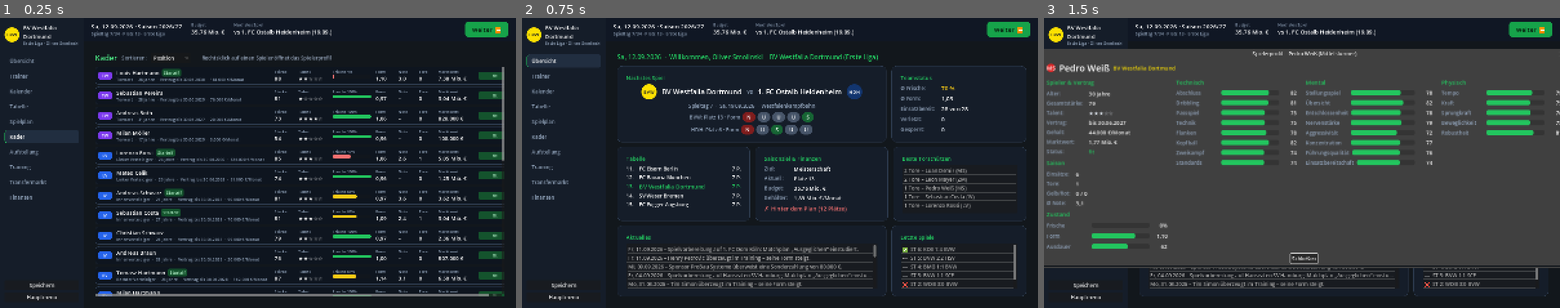
Above: before the commit, frames 1-3 (left to right).
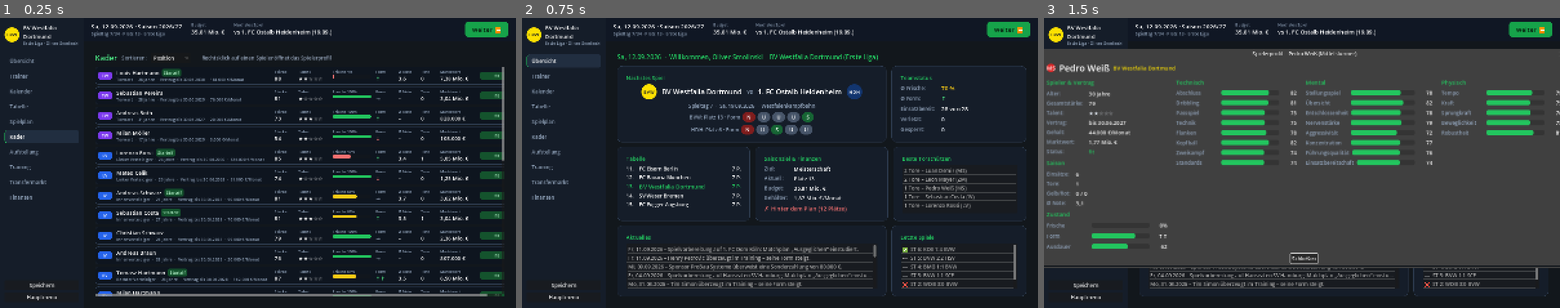
Above: after the commit, the same moments.

Repository: olivers1989-star/fussball-manager
Game: Godot game, scene res://tests/debug_kader_shot.tscn
Two runs of this game, one before a commit and one after it. Both use one fixed random seed, a clock stepped at 60 frames per second and the inputs below. This scene is started directly instead of the project's main scene.
Inputs:
- Up to frame 1 (0.25 s): no input
- Up to frame 2 (0.75 s): click "Übersicht" at 0.5 s
- Up to frame 3 (1.5 s): click "Trainer" at 1.25 s

The runs differ from the first frame. In frame 1, 1.8% of the frame differs, in the area x 38-97%, y 4-96%; in frame 2, less than 0.1%; in frame 3, less than 0.1%.

Commit message:
Seltene 5-Sterne-Talente, Form-Symbole, Durchschnittsnote (v0.10.4)
- Talentverteilung deutlich strenger: 5 Sterne nur noch ~2 Prozent
  (eine Handvoll Ausnahmetalente in der ganzen Spielwelt), 4 Sterne
  ~10 Prozent; gilt fuer neue Spiele und neu generierte Spieler
- Form ueberall als farbiges Symbol statt Zahl (Pfeile auf/ab)
- Note ist jetzt die Durchschnittsnote der Saison (Kader-Spalte,
  Sortierung); Profil zeigt weiterhin Einsaetze und Durchschnitt

Co-Authored-By: Claude Fable 5 <noreply@anthropic.com>

Diff:
--- a/scripts/core/player.gd
+++ b/scripts/core/player.gd
@@ -141,16 +141,17 @@
 	var band: Array = POTENTIAL_BANDS[p_talent]
 	return maxi(randi_range(int(band[0]), int(band[1])), current_strength + 2)
 
-## Talentstufe würfeln: 3★ ist der Normalfall, 5★ selten.
+## Talentstufe würfeln: 3★ ist der Normalfall, 4★ selten, 5★ eine Rarität
+## (~2 % – nur eine Handvoll Ausnahmetalente in der ganzen Spielwelt).
 static func roll_talent() -> int:
 	var roll := randf()
-	if roll < 0.12:
+	if roll < 0.20:
 		return 1
-	if roll < 0.40:
+	if roll < 0.55:
 		return 2
-	if roll < 0.74:
+	if roll < 0.88:
 		return 3
-	if roll < 0.92:
+	if roll < 0.98:
 		return 4
 	return 5
 
--- a/scripts/ui/fmt.gd
+++ b/scripts/ui/fmt.gd
@@ -25,3 +25,28 @@
 
 static func form_str(f: float) -> String:
 	return ("%.2f" % f).replace(".", ",")
+
+## Form als Symbol statt Zahl: ↑↑ Topform … ↓↓ Formloch.
+static func form_icon(f: float) -> String:
+	if f >= 1.10:
+		return "↑↑"
+	if f >= 1.03:
+		return "↑"
+	if f >= 0.97:
+		return "→"
+	if f >= 0.90:
+		return "↓"
+	return "↓↓"
+
+static func form_color(f: float) -> Color:
+	if f >= 1.03:
+		return Color("#4ade80")
+	if f >= 0.97:
+		return Color("#94a3b8")
+	return Color("#f87171")
+
+## Durchschnittsnote formatiert ("–" ohne Einsätze).
+static func note_str(p: PlayerData) -> String:
+	if p.matches_season <= 0:
+		return "–"
+	return ("%.1f" % p.avg_rating()).replace(".", ",")
--- a/scripts/ui/player_profile.gd
+++ b/scripts/ui/player_profile.gd
@@ -180,7 +180,7 @@
 	_info.rating.text = ("%.1f" % p.avg_rating()).replace(".", ",") if p.matches_season > 0 else "–"
 
 	_set_bar(_state_bars, "condition", p.condition, "%d%%" % int(p.condition))
-	_set_bar(_state_bars, "form", (p.form - 0.8) / 0.4 * 100.0, Fmt.form_str(p.form))
+	_set_bar(_state_bars, "form", (p.form - 0.8) / 0.4 * 100.0, Fmt.form_icon(p.form))
 	_set_bar(_state_bars, "stamina", p.stamina, str(p.stamina))
 	for key in PlayerData.ATTRIBUTES:
 		_set_bar(_attr_bars, key, p.attr(key), str(p.attr(key)))
--- a/scripts/ui/tabs/tab_aufstellung.gd
+++ b/scripts/ui/tabs/tab_aufstellung.gd
@@ -106,7 +106,7 @@
 		elif p.is_suspended():
 			status_info = "  🟥 Gesperrt %d Sp." % p.suspended_matchdays
 		var idx := list.add_item("%s  %s  (St %d · Form %s · Frische %d%%)%s" % [
-			p.pos, p.full_name(), p.strength, Fmt.form_str(p.form), int(p.condition), status_info])
+			p.pos, p.full_name(), p.strength, Fmt.form_icon(p.form), int(p.condition), status_info])
 		list.set_item_metadata(idx, pid)
 
 func _on_formation_changed(index: int) -> void:
--- a/scripts/ui/tabs/tab_kader.gd
+++ b/scripts/ui/tabs/tab_kader.gd
@@ -59,7 +59,10 @@
 		"Marktwert":
 			squad.sort_custom(func(a, b): return a.market_value() > b.market_value())
 		"Note":
-			squad.sort_custom(func(a, b): return a.last_rating < b.last_rating if a.last_rating > 0 and b.last_rating > 0 else a.last_rating > b.last_rating)
+			squad.sort_custom(func(a, b):
+				if a.matches_season > 0 and b.matches_season > 0:
+					return a.avg_rating() < b.avg_rating()
+				return a.matches_season > b.matches_season)
 		_:
 			squad.sort_custom(func(a, b):
 				var order_a: int = PlayerData.POSITIONS.find(a.pos)
@@ -135,8 +138,8 @@
 	cond_bar.add_theme_stylebox_override("fill", UITheme.box(cond_color, 5))
 	cond_box.add_child(cond_bar)
 
-	line.add_child(_stat_box("Form", Fmt.form_str(p.form), 56))
-	line.add_child(_stat_box("Note", ("%.1f" % p.last_rating).replace(".", ",") if p.last_rating > 0.0 else "–", 50))
+	line.add_child(_stat_box("Form", Fmt.form_icon(p.form), 56, Fmt.form_color(p.form)))
+	line.add_child(_stat_box("Ø Note", Fmt.note_str(p), 56))
 	line.add_child(_stat_box("Tore", str(p.goals_season), 46))
 	line.add_child(_stat_box("Marktwert", Fmt.money(p.market_value()), 110))
 
@@ -148,7 +151,7 @@
 		line.add_child(UITheme.mini_pill("fit", Color("#14532d"), Color("#bbf7d0"), 104))
 	return panel
 
-func _stat_box(caption: String, value: String, width: int) -> VBoxContainer:
+func _stat_box(caption: String, value: String, width: int, color := Color(0, 0, 0, 0)) -> VBoxContainer:
 	var v := VBoxContainer.new()
 	v.add_theme_constant_override("separation", 0)
 	v.custom_minimum_size = Vector2(width, 0)
@@ -160,5 +163,7 @@
 	var val := Label.new()
 	val.text = value
 	val.add_theme_font_size_override("font_size", 17)
+	if color.a > 0.0:
+		val.add_theme_color_override("font_color", color)
 	v.add_child(val)
 	return v
--- a/scripts/ui/tabs/tab_training.gd
+++ b/scripts/ui/tabs/tab_training.gd
@@ -79,7 +79,7 @@
 		if p.is_suspended():
 			suspended += 1
 	_status.text = "Ø Frische: %d%%    ·    Ø Form: %s    ·    Verletzte: %d    ·    Gesperrte: %d    ·    Trainer-Fähigkeit Training: %d/%d" % [
-		int(cond_sum / squad.size()), Fmt.form_str(form_sum / squad.size()),
+		int(cond_sum / squad.size()), Fmt.form_icon(form_sum / squad.size()),
 		injured, suspended, Game.skill("training"), Game.SKILL_MAX]
 
 	_tree.clear()
@@ -91,7 +91,8 @@
 		item.set_text(1, p.full_name())
 		item.set_text(2, "%d%%" % int(p.condition))
 		item.set_text(3, str(p.stamina))
-		item.set_text(4, Fmt.form_str(p.form))
+		item.set_text(4, Fmt.form_icon(p.form))
+		item.set_custom_color(4, Fmt.form_color(p.form))
 		if p.is_injured():
 			item.set_text(5, "Verletzt (%d Sp.)" % p.injury_matchdays)
 			item.set_custom_color(5, Color("#f87171"))
--- a/scripts/ui/tabs/tab_uebersicht.gd
+++ b/scripts/ui/tabs/tab_uebersicht.gd
@@ -214,7 +214,9 @@
 	_status_rows.cond.text = "%d %%" % int(avg_cond)
 	_status_rows.cond.add_theme_color_override("font_color",
 		UITheme.ACCENT if avg_cond >= 85 else (UITheme.WARN if avg_cond >= 65 else UITheme.DANGER))
-	_status_rows.form.text = Fmt.form_str(form_sum / squad.size())
+	var avg_form := form_sum / squad.size()
+	_status_rows.form.text = Fmt.form_icon(avg_form)
+	_status_rows.form.add_theme_color_override("font_color", Fmt.form_color(avg_form))
 	_status_rows.fit.text = "%d von %d" % [squad.size() - injured - suspended, squad.size()]
 	_status_rows.injured.text = str(injured)
 	_status_rows.injured.add_theme_color_override("font_color", UITheme.DANGER if injured > 0 else UITheme.TEXT)
